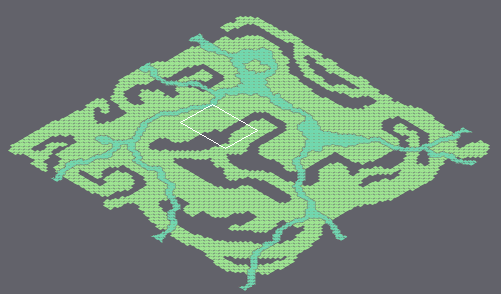
An edit to a level. Tiled map, tiled/map_jessi.tmx. Above: a wide view before the commit, with the close-up outlined.
Close-up. Before:
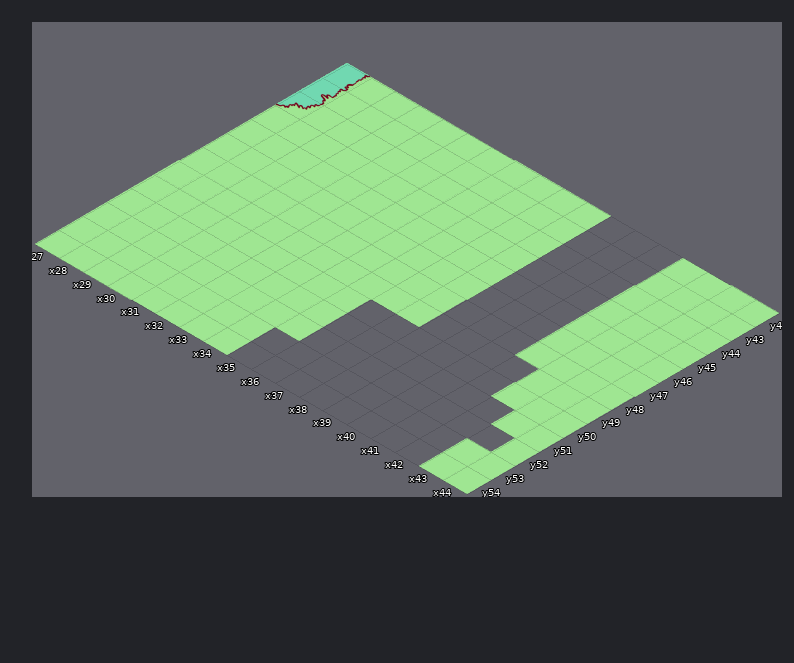
Cells are 128x74 px. Isometric: x runs down to the right, y down to the left. Shown: x 27..44, y 42..54. The commit also changed other parts of the map, which this record leaves out.
And afterwards:
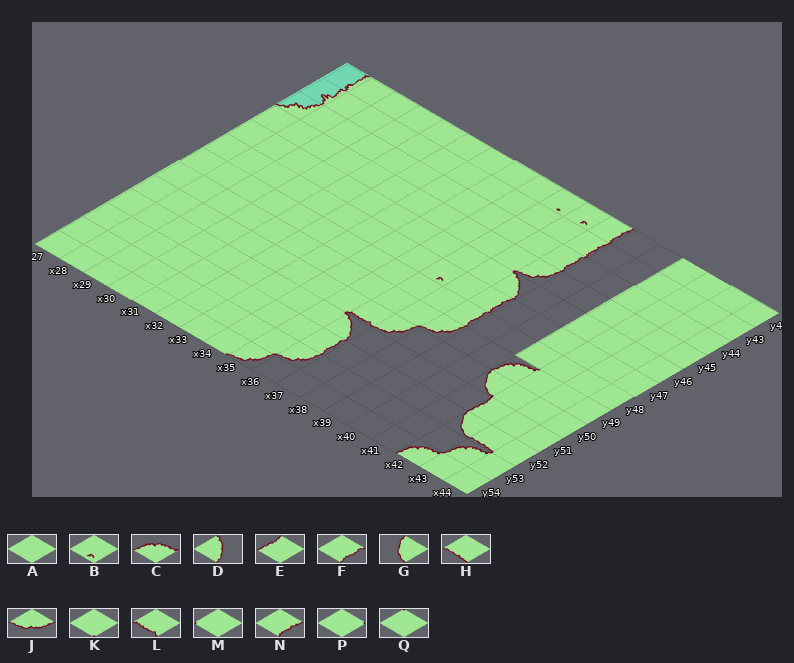
Key: from "tileset": A 96 "Tuile_herbe-2", B 180 "Tuile_herbe-210", C 267 "Tuile_gazon-32", D 269 "Tuile_gazon-34", E 270 "Tuile_gazon-35", F 271 "Tuile_gazon-36", G 272 "Tuile_gazon-37", H 273 "Tuile_gazon-38", J 274 "Tuile_gazon-39", K 275 "Tuile_gazon-40", L 276 "Tuile_gazon-41", M 277 "Tuile_gazon-42", N 278 "Tuile_gazon-43", P 280 "Tuile_gazon-45", Q 282 "Tuile_gazon-47".
_ is an empty cell.
The author wrote: Des bordures de gazon
Difference:
Layer "fond":
The author changed tile A to tile B in row 42 at x 37; in row 47 at x 36.
The author changed tile A to tile C in row 53 at x 43.
Tile C now appears in row 49 at x 41; in row 54 at x 42.
Tile D now appears in row 46 at x 38; in row 51 at x 36.
Tile E now appears in row 51 at x 42.
Tile F now appears in row 44 at x 38; in row 48 at x 38; in row 52 at x 36.
Tile G now appears in row 50 at x 41; in row 52 at x 42.
Tile H now appears in row 52 at x 43.
Tile J now appears in row 45 at x 38; in row 49 at x 38; in row 50 at x 37; in row 53 at x 36; in row 54 at x 35.
The author changed tile A to tile K in row 45 at x 37; in row 49 at x 37; in row 50 at x 35; in row 54 at x 34.
Tile K now appears in row 53 at x 35.
Tile L now appears in row 50 at x 36.
The author changed tile A to tile M in row 50 at x 42; in row 52 at x 44.
Tile N now appears in rows 42 to 43 at x 38; in row 47 at x 38.
The author changed tile A to tile P in row 46 at x 37; in row 51 at x 35.
The author changed tile A to tile Q in row 49 at x 42; in row 53 at x 44; in row 54 at x 43.
